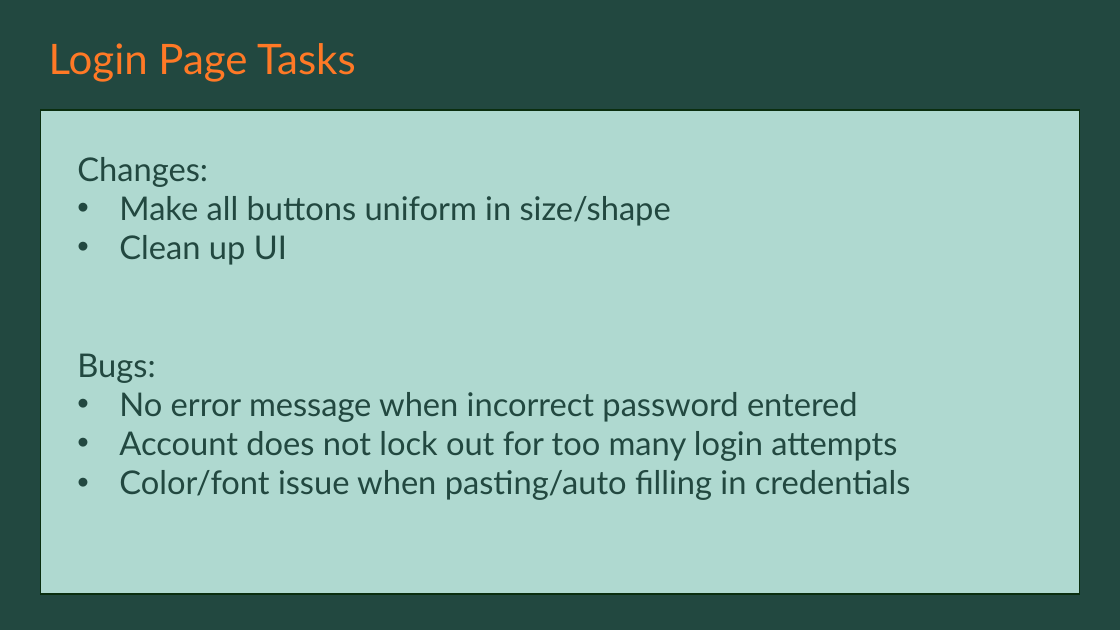
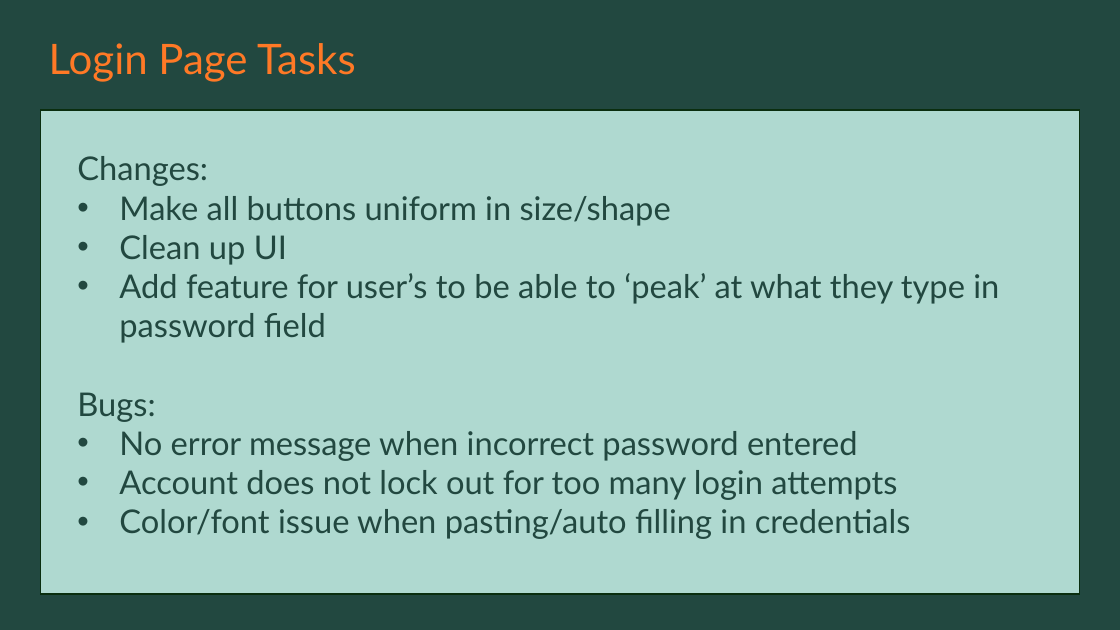
Before and after one commit to TrippBarker/ITEC4860---Soft-Dev, a slide deck: slide 8 of Sprint 1 documents/Sprint1Demo.pptx. Drawn at 1120x630 pixels with LibreOffice and Linux fonts; fonts in the diff are those of the drawing. Boxes give left, top, right and bottom in pixels: in the first picture for what was removed or moved away, otherwise in the second. Text is boxed around its words. In the diff, an @@ line names an element or a change of style, - is before the commit and + after.

Commit message:
typo

```diff
--- a/Sprint 1 documents/Sprint1Demo.pptx
+++ b/Sprint 1 documents/Sprint1Demo.pptx
@@ text at box(119, 273, 999, 343): paragraph added @@
+• Add feature for user’s to be able to ‘peak’ at what they type in password field
```
Also in this commit, not shown: 1 other slide changed.
